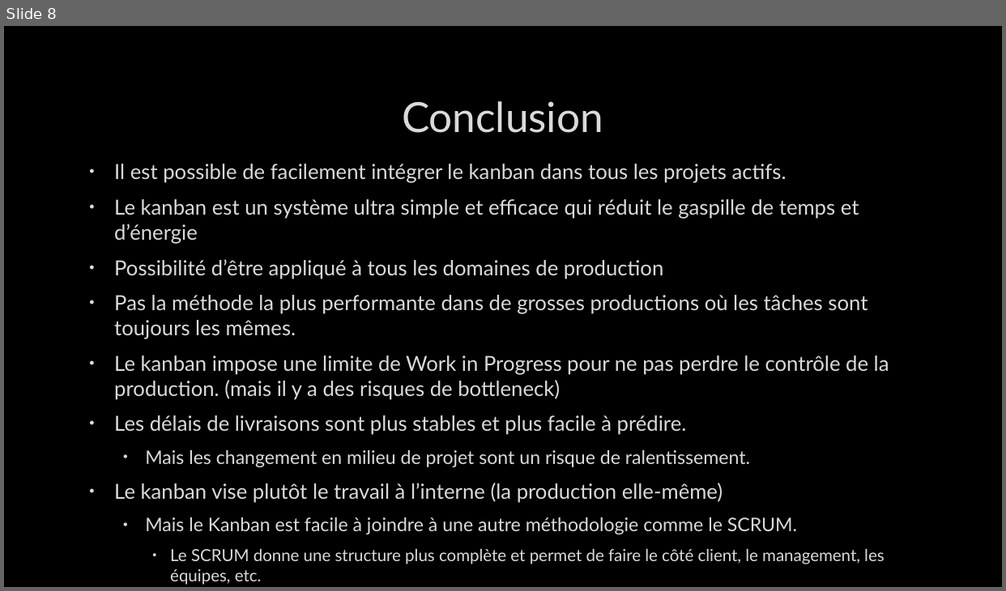
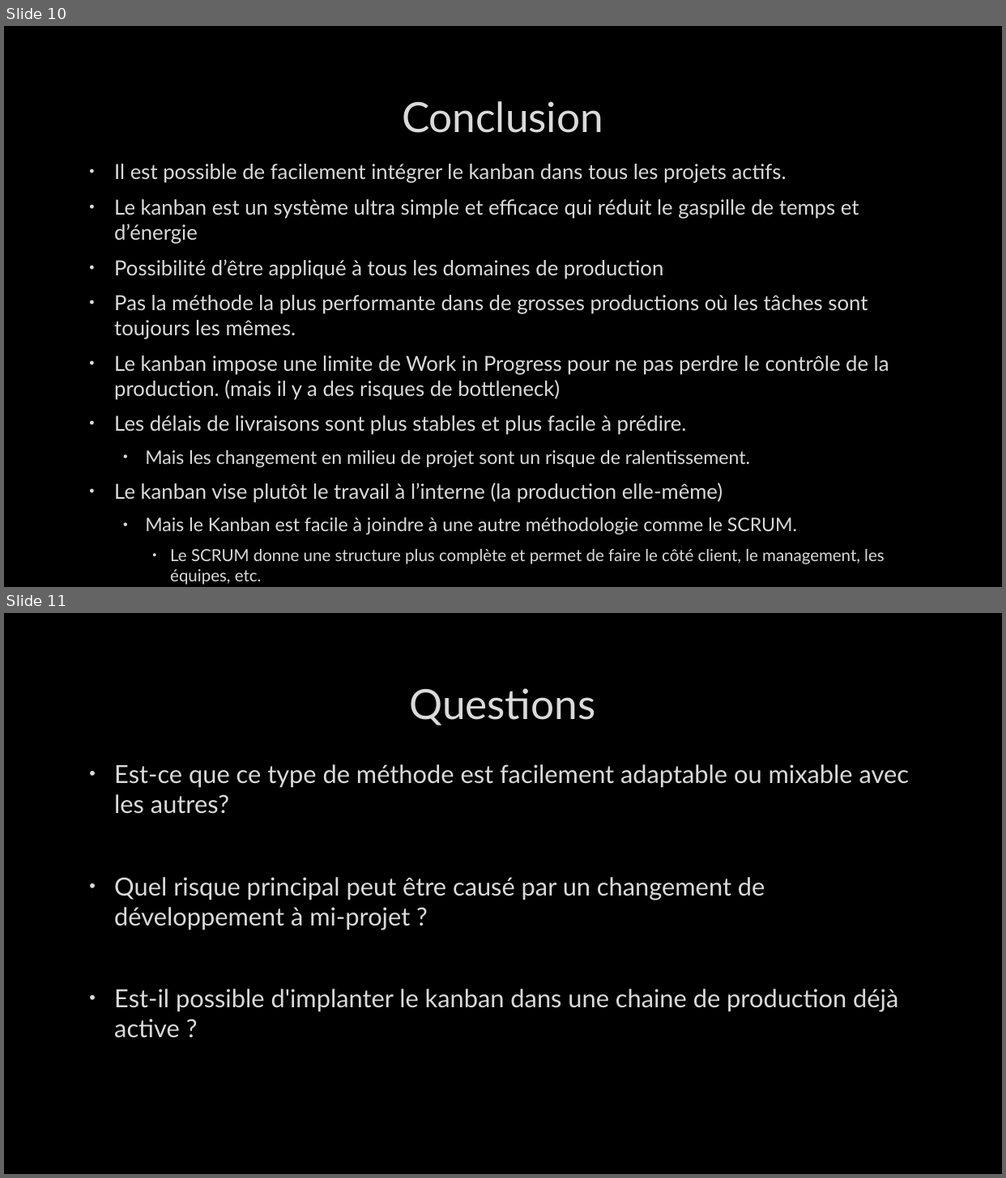
Before and after one commit to joyaAmora/Analyse_relationnelle, a slide deck: PP-DAVE.pptx. Shown one above the other, each under a label of ours: slide 8 before the commit, slides 10 and 11 after it. The pictures are 1006x591 and 1006x1178 pixels, drawn with LibreOffice and Linux fonts; fonts in the diff are those of the drawing; background and template pictures are left out. Boxes give left, top, right and bottom in pixels: in the first picture for what was removed or moved away, otherwise in the second. Text is boxed around its words. In the diff, an @@ line names an element or a change of style, - is before the commit and + after.

Commit message:
inconvénients et questions

```diff
--- a/PP-DAVE.pptx
+++ b/PP-DAVE.pptx
@@ slide 11 added at bbox=[4, 613, 1002, 1174], background picture (left out) @@
@@ title added at bbox=[409, 688, 595, 726], 40 pt, text #DADADA @@
+Questions
@@ text added at bbox=[114, 764, 909, 1038], 24 pt, text #DADADA @@
+• Est-ce que ce type de méthode est facilement adaptable ou mixable avec les autres?
+• Quel risque principal peut être causé par un changement de développement à mi-projet ?
+• Est-il possible d'implanter le kanban dans une chaine de production déjà active ?
@@ what was slide 8 is now slide 10 @@
```
Also in this commit, not shown: 3 other slides added, 1 other file.
